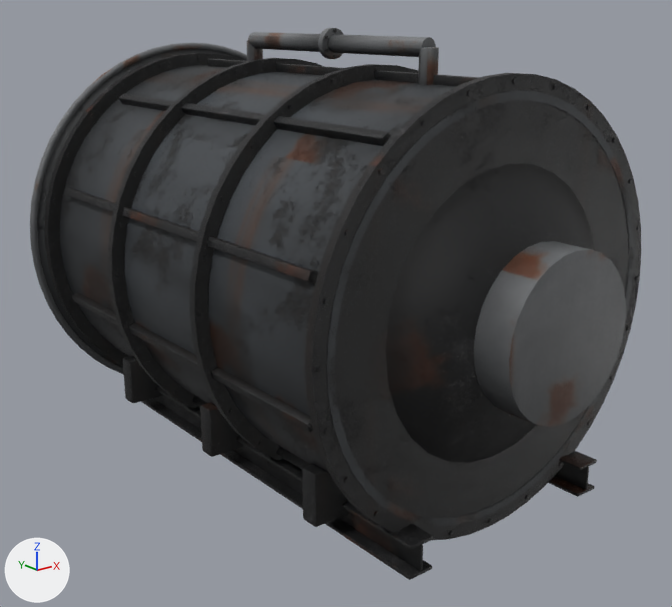
An edit to the glTF model assets/traps/turbine_body.gltf, drawn before and after from the same camera.
Camera for both pictures: a camera (50 mm lens) standing at (-4.78, -9.12, 3.64) and looking at (-0.08, -3.25, 1.29). The axes (+X, +Y, +Z) are drawn at lower left. The lights are the same throughout. The first picture is the older version.

The first picture shows 'turbine_body'.
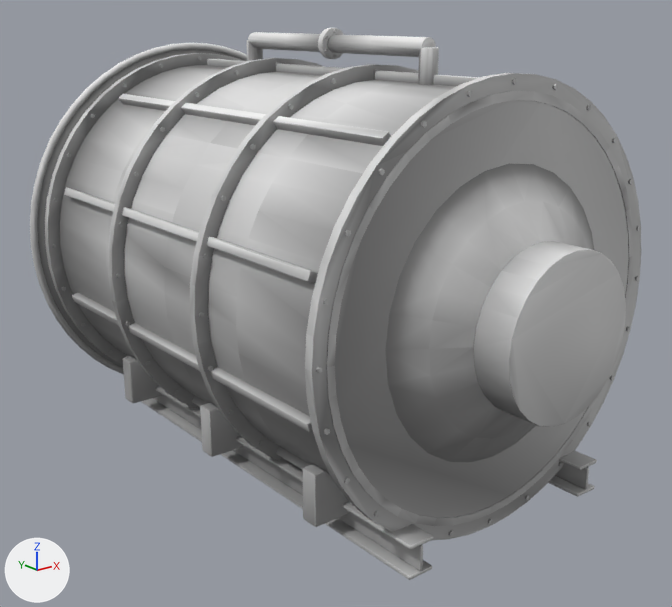
Where the change shows, as pixel boxes (x1, y1, x2, y2) in the pictures (672 x 607 px):
'turbine_body', surface changed (black to grey)
    both: (30, 28, 641, 580)

Edits to the bpy script that builds the scene:
```text
Change mat_grey:
    remove # nodes: BsdfPrincipled, Mix, NormalMap, OutputMaterial, TexImage x2, VertexColor
    remove # uses the picture img_grey_c
    remove # uses the picture img_grey_n
    nodes: BsdfPrincipled, OutputMaterial, VertexColor
Change mat_dark:
    remove # nodes: BsdfPrincipled, Mix, NormalMap, OutputMaterial, TexImage x2, VertexColor
    remove # uses the picture img_dark_c
    remove # uses the picture img_dark_n
    nodes: BsdfPrincipled, OutputMaterial, VertexColor
Change mat_bare:
    remove # nodes: BsdfPrincipled, Mix, NormalMap, OutputMaterial, TexImage x2, VertexColor
    remove # uses the picture img_bare_c
    remove # uses the picture img_bare_n
    nodes: BsdfPrincipled, OutputMaterial, VertexColor
```
